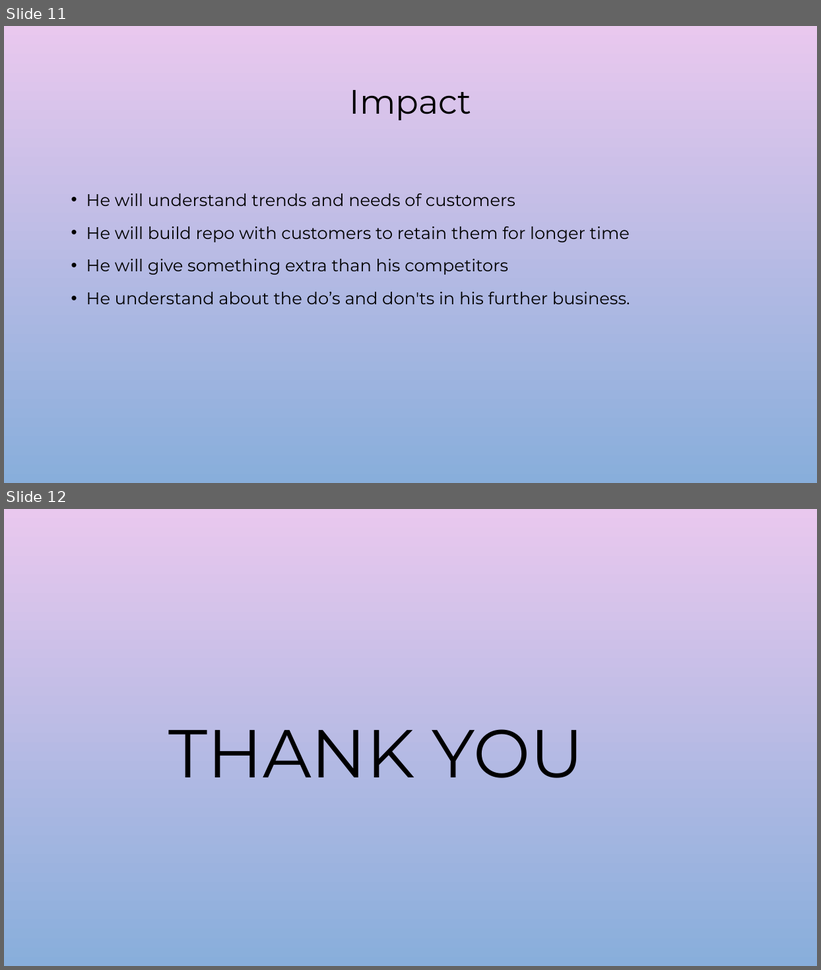
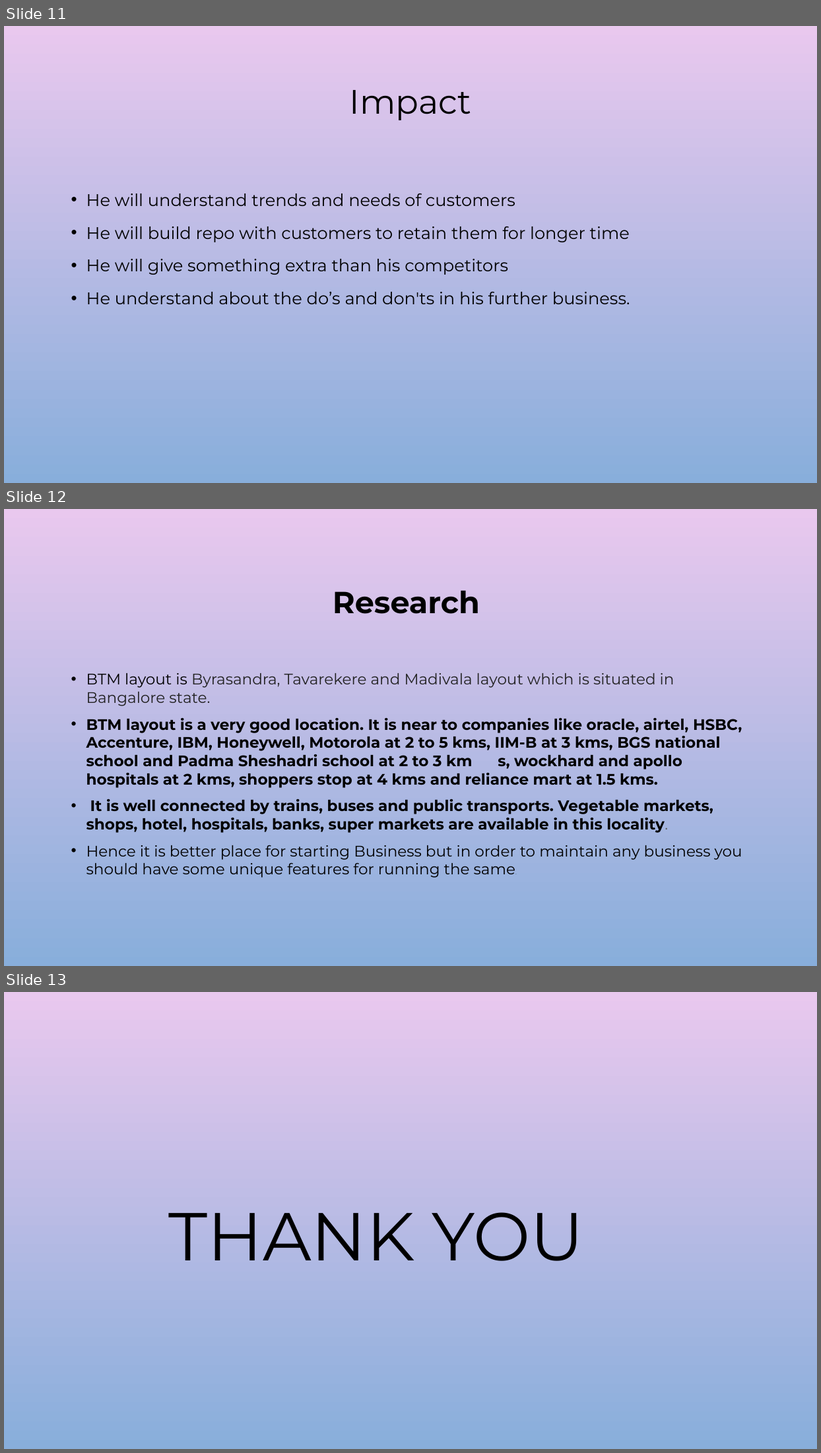
Before and after one commit to pshital8280/Bengalore-Resto, a slide deck: Bangalore Resto.pptx. Shown one above the other, each under a label of ours: slides 11 and 12 before the commit, slides 11, 12 and 13 after it. The pictures are 821x970 and 821x1453 pixels, drawn with LibreOffice and Linux fonts; fonts in the diff are those of the drawing; background and template pictures are left out. Boxes give left, top, right and bottom in pixels: in the first picture for what was removed or moved away, otherwise in the second. Text is boxed around its words. In the diff, an @@ line names an element or a change of style, - is before the commit and + after.

```diff
--- a/Bangalore Resto.pptx
+++ b/Bangalore Resto.pptx
@@ slide 12 added at <box>4,509,817,966</box>, background picture (left out) @@
@@ title added at <box>333,590,480,614</box>, 36 pt, text #000000, bold @@
+Research
@@ text added at <box>86,673,743,878</box>, 18 pt, text #000000, bold @@
+• BTM layout is Byrasandra, Tavarekere and Madivala layout which is situated in Bangalore state.
+• BTM layout is a very good location. It is near to companies like oracle, airtel, HSBC, Accenture, IBM, Honeywell, Motorola at 2 to 5 kms, IIM-B at 3 kms, BGS national school and Padma Sheshadri school at 2 to 3 km s, wockhard and apollo hospitals at 2 kms, shoppers stop at 4 kms and reliance mart at 1.5 kms.
+• It is well connected by trains, buses and public transports. Vegetable markets, shops, hotel, hospitals, banks, super markets are available in this locality.
+• Hence it is better place for starting Business but in order to maintain any business you should have some unique features for running the same.
@@ what was slide 12 is now slide 13 @@
```
